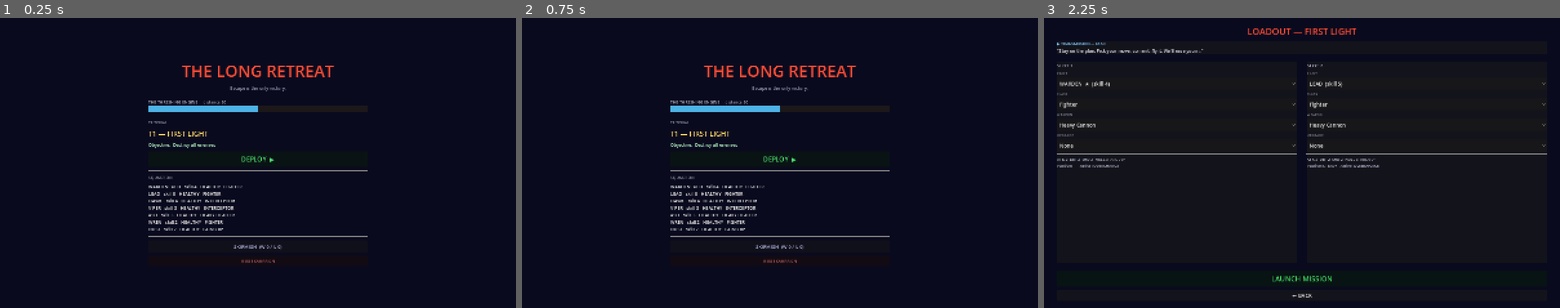
Above: before the commit, frames 1-3 (left to right).
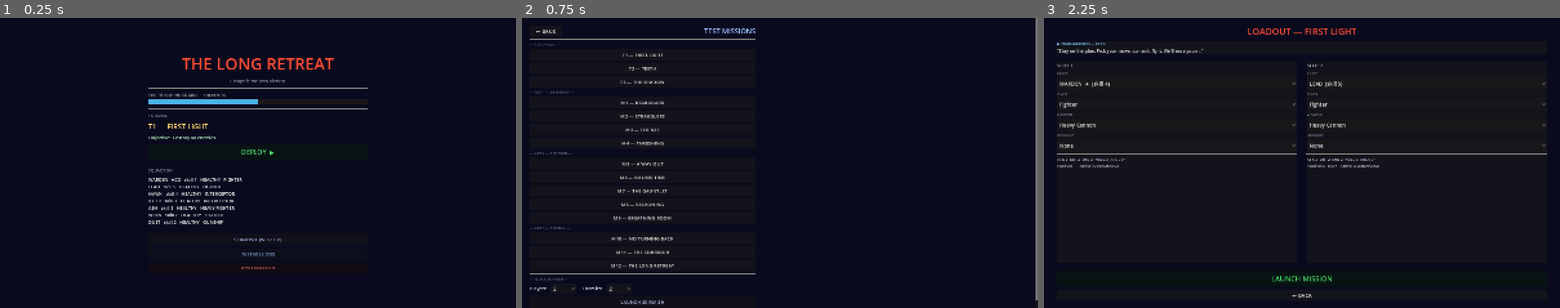
Above: after the commit, the same moments.

Repository: kavemankai/JaggedBuild
Game: Godot game, scene res://scenes/MainMenu.tscn
Two runs of this game, one before a commit and one after it. Both use one fixed random seed, a clock stepped at 60 frames per second and the inputs below.
Inputs (mouse positions are in pixels of both pictures, inside the frame that each line leads up to):
- Up to frame 1 (0.25 s): no input
- Up to frame 2 (0.75 s): click (780, 252) at 0.5 s, where only the run after the commit has a clickable "TEST MISSIONS"
- Up to frame 3 (2.25 s): click (1069, 32) at 1.25 s, where only the run after the commit has a clickable "← BACK"; click "DEPLOY ▶" at 2 s

The runs differ from the first frame. In frame 1, 4.8% of the frame differs, in the area x 28-72%, y 13-87%; in frame 2, 5.5%, in the area x 1-100%, y 0-99%; in frame 3, nothing differs.

Commit message:
Per-mission arena sizes, range band scale, MissionSelectMenu
Arena sizes:
- Tutorials (T1-T3): keep default 1600x900 (no keys)
- Standard missions (M1-M3, M5-M7, M9-M10): 2400x1800
- Corridor/engine missions (M4, M8, M11, M12): 8000x1200,
  advancing=true, scroll 60/60/70/80px, top ESCAPE edge
  M8 (Reckoning) promoted to advancing — Engine IS the zone.

Range bands updated for corrected Open-archetype scale:
  RANGE_CLOSE 167→182, RANGE_MEDIUM 333→369, MAX_RANGE 500→552

MissionSelectMenu (dev test tool):
- scenes/MissionSelectMenu.tscn + scripts/MissionSelectMenu.gd
- Scrollable list of all 15 missions with act headers
- Quick Skirmish with selectable player/enemy counts
- CampaignManager.test_mode = true on launch; record_battle no-ops
- After battle returns to MissionSelectMenu, not MainMenu
- CampaignManager.reset_test_mode() added; called in MainMenu._ready()
- MainMenu gains TEST MISSIONS button

Co-Authored-By: Claude Sonnet 4.6 <noreply@anthropic.com>

Diff:
--- /dev/null
+++ b/scenes/MissionSelectMenu.tscn
@@ -0,0 +1,8 @@
+[gd_scene load_steps=2 format=3]
+
+[ext_resource type="Script" path="res://scripts/MissionSelectMenu.gd" id="1"]
+
+[node name="MissionSelectMenu" type="Control"]
+anchor_right = 1.0
+anchor_bottom = 1.0
+script = ExtResource("1")
--- a/scripts/CampaignManager.gd
+++ b/scripts/CampaignManager.gd
@@ -46,6 +46,7 @@
 var skirmish_enemies: Array = []
 var skirmish_record: Dictionary = {"w": 0, "l": 0}
 var squad_size: int = 2          # how many player ships deploy (campaign 2; skirmish picks)
+var test_mode: bool = false      # true = MissionSelectMenu launched this battle; skip all campaign state changes
 
 const MAX_SQUAD: int = 6
 
@@ -193,6 +194,7 @@
 		# ----- ACT 1 — DESPERATE -----
 		{
 			"id": "M1", "name": "REARGUARD", "act": 1,
+			"arena_width": 2400.0, "arena_height": 1800.0,
 			"objective": {"type": "SURVIVE_ROUNDS", "rounds": 5}, "engine": false,
 			"enemies": [
 				_enemy("BANDIT", 3, "", "CANNONS", 2, 2, 2, 3, [0.4, 0.3, 0.45]),
@@ -203,6 +205,7 @@
 		},
 		{
 			"id": "M2", "name": "STRAGGLERS", "act": 1,
+			"arena_width": 2400.0, "arena_height": 1800.0,
 			"objective": {"type": "PROTECT"}, "engine": false,
 			"protected": _transport("TRANSPORT GULL"),
 			"enemies": [
@@ -214,6 +217,7 @@
 		},
 		{
 			"id": "M3", "name": "THE NET", "act": 1,
+			"arena_width": 2400.0, "arena_height": 1800.0,
 			"objective": {"type": "REACH_EDGE", "edge_y": 120.0}, "engine": false,
 			"edges": {"top": "ESCAPE"},
 			"enemies": [
@@ -227,9 +231,9 @@
 		{
 			"id": "M4", "name": "THRESHING", "act": 1,
 			"objective": {"type": "SURVIVE_ROUNDS", "rounds": 5}, "engine": true, "engine_turrets": 2,
-			# Advancing map: the Engine's threshing edge sweeps up from behind. Flee forward.
+			# Corridor map: the Engine's threshing edge sweeps up from behind. Flee forward.
 			"advancing": true, "scroll_axis": [0.0, -1.0], "scroll_speed_px": 60.0,
-			"arena_width": 1600.0, "arena_height": 1400.0, "edges": {"top": "ESCAPE"},
+			"arena_width": 8000.0, "arena_height": 1200.0, "edges": {"top": "ESCAPE"},
 			"enemies": [
 				_enemy("FANG", 3, "", "BURST", 3, 2, 2, 3, [0.5, 0.2, 0.35], "enemy_assault"),
 				_enemy("FANG", 3, "", "BURST", 3, 2, 2, 3, [0.5, 0.2, 0.35], "enemy_assault"),
@@ -240,6 +244,7 @@
 		# ----- ACT 2 — THE TURN -----
 		{
 			"id": "M5", "name": "A WAY OUT", "act": 2,
+			"arena_width": 2400.0, "arena_height": 1800.0,
 			"objective": {"type": "PROTECT"}, "engine": false,
 			"protected": _transport("SCOUT WREN-7"),
 			"enemies": [
@@ -251,6 +256,7 @@
 		},
 		{
 			"id": "M6", "name": "BUYING TIME", "act": 2,
+			"arena_width": 2400.0, "arena_height": 1800.0,
 			"objective": {"type": "HOLD_POSITION", "rounds": 5}, "engine": false,
 			"enemies": [
 				_enemy("BANDIT", 3, "", "CANNONS", 2, 2, 2, 3, [0.4, 0.3, 0.45]),
@@ -262,6 +268,7 @@
 		},
 		{
 			"id": "M7", "name": "THE GAUNTLET", "act": 2,
+			"arena_width": 2400.0, "arena_height": 1800.0,
 			"objective": {"type": "REACH_EDGE", "edge_y": 120.0}, "engine": false,
 			"edges": {"top": "ESCAPE"},
 			"enemies": [
@@ -274,6 +281,9 @@
 		{
 			"id": "M8", "name": "RECKONING", "act": 2,
 			"objective": {"type": "SURVIVE_ROUNDS", "rounds": 5}, "engine": true, "engine_turrets": 2,
+			# Corridor map: the Engine has nearly caught up. Danger zone active.
+			"advancing": true, "scroll_axis": [0.0, -1.0], "scroll_speed_px": 60.0,
+			"arena_width": 8000.0, "arena_height": 1200.0, "edges": {"top": "ESCAPE"},
 			"enemies": [
 				_enemy("FANG", 4, "", "BURST", 3, 2, 2, 3, [0.5, 0.2, 0.35], "enemy_assault"),
 			],
@@ -281,6 +291,7 @@
 		},
 		{
 			"id": "M9", "name": "BREATHING ROOM", "act": 2,
+			"arena_width": 2400.0, "arena_height": 1800.0,
 			"objective": {"type": "DESTROY_ALL"}, "engine": false,
 			"enemies": [
 				_enemy("FANG", 3, "", "BURST", 3, 2, 2, 3, [0.5, 0.2, 0.35], "enemy_assault"),
@@ -293,6 +304,7 @@
 		# ----- ACT 3 — THE RUN -----
 		{
 			"id": "M10", "name": "NO TURNING BACK", "act": 3,
+			"arena_width": 2400.0, "arena_height": 1800.0,
 			"objective": {"type": "DESTROY_ALL"}, "engine": false,
 			"enemies": [
 				_enemy("VIPER", 4, "MARKSMAN", "ION", 2, 3, 2, 2, [0.3, 0.5, 0.5], "enemy_scout"),
@@ -306,7 +318,7 @@
 			"objective": {"type": "SURVIVE_ROUNDS", "rounds": 6}, "engine": true, "engine_turrets": 3,
 			# The corridor narrows as the Engine's edge bears down — faster sweep, taller run.
 			"advancing": true, "scroll_axis": [0.0, -1.0], "scroll_speed_px": 70.0,
-			"arena_width": 1600.0, "arena_height": 1600.0, "edges": {"top": "ESCAPE"},
+			"arena_width": 8000.0, "arena_height": 1200.0, "edges": {"top": "ESCAPE"},
 			"enemies": [
 				_enemy("FANG", 4, "", "BURST", 3, 2, 2, 3, [0.5, 0.2, 0.35], "enemy_assault"),
 				_enemy("FANG", 4, "MARKSMAN", "BURST", 3, 2, 3, 3, [0.5, 0.2, 0.35], "enemy_assault"),
@@ -318,7 +330,7 @@
 			"objective": {"type": "SURVIVE_ROUNDS", "rounds": 6}, "engine": true, "engine_turrets": 3,
 			# The finale run: the Engine's edge sweeps at its hardest. Make the jump.
 			"advancing": true, "scroll_axis": [0.0, -1.0], "scroll_speed_px": 80.0,
-			"arena_width": 1600.0, "arena_height": 1700.0, "edges": {"top": "ESCAPE"},
+			"arena_width": 8000.0, "arena_height": 1200.0, "edges": {"top": "ESCAPE"},
 			"enemies": [
 				_enemy("VIPER", 4, "MARKSMAN", "ION", 2, 3, 2, 2, [0.3, 0.5, 0.5], "enemy_scout"),
 				_enemy("VIPER", 4, "EVASIVE", "BURST", 2, 3, 2, 2, [0.3, 0.5, 0.5], "enemy_scout"),
@@ -457,6 +469,10 @@
 
 # --------------------------------------------------------------- post-battle
 func record_battle(player_ships: Array, won: bool) -> void:
+	if test_mode:
+		# Test mode: skip XP, Distance, injury, hollowing — scene transition is
+		# handled by Main.gd which checks test_mode and returns to MissionSelectMenu.
+		return
 	if skirmish_mode:
 		_record_skirmish(won)
 		return
@@ -819,6 +835,10 @@
 	return not roster.is_empty()
 
 
+func reset_test_mode() -> void:
+	test_mode = false
+
+
 func reset_campaign() -> void:
 	_init_default_roster()
 	skirmish_record = {"w": 0, "l": 0}
--- a/scripts/Main.gd
+++ b/scripts/Main.gd
@@ -522,4 +522,7 @@
 
 func _input(event: InputEvent) -> void:
 	if _game_over and event is InputEventKey and event.pressed and not event.echo:
-		get_tree().change_scene_to_file("res://scenes/MainMenu.tscn")
+		if CampaignManager.test_mode:
+			get_tree().change_scene_to_file("res://scenes/MissionSelectMenu.tscn")
+		else:
+			get_tree().change_scene_to_file("res://scenes/MainMenu.tscn")
--- a/scripts/MainMenu.gd
+++ b/scripts/MainMenu.gd
@@ -5,6 +5,7 @@
 
 func _ready() -> void:
 	CampaignManager.skirmish_mode = false
+	CampaignManager.reset_test_mode()
 	_build_ui()
 
 
@@ -69,6 +70,14 @@
 	skirmish_btn.modulate = Color(0.8, 0.8, 1.0)
 	skirmish_btn.pressed.connect(func(): get_tree().change_scene_to_file("res://scenes/SkirmishSetup.tscn"))
 	vbox.add_child(skirmish_btn)
+
+	var test_btn := Button.new()
+	test_btn.text = "TEST MISSIONS"
+	test_btn.custom_minimum_size = Vector2(680, 34)
+	test_btn.add_theme_font_size_override("font_size", 14)
+	test_btn.modulate = Color(0.6, 0.75, 1.0)
+	test_btn.pressed.connect(func(): get_tree().change_scene_to_file("res://scenes/MissionSelectMenu.tscn"))
+	vbox.add_child(test_btn)
 
 	var reset_btn := Button.new()
 	reset_btn.text = "RESET CAMPAIGN"
--- a/scripts/ManeuverSystem.gd
+++ b/scripts/ManeuverSystem.gd
@@ -22,9 +22,9 @@
 var danger_speed: float = 0.0          # px the leading edge advances per EVALUATION
 var danger_pos: float = -INF           # leading-edge projection onto danger_axis
 
-const MAX_RANGE: float = 500.0
-const RANGE_CLOSE: float = 167.0
-const RANGE_MEDIUM: float = 333.0
+const MAX_RANGE: float = 552.0
+const RANGE_CLOSE: float = 182.0
+const RANGE_MEDIUM: float = 369.0
 
 const BANK_LATERAL: float = 0.4
 const BANK_FORWARD: float = 0.9
--- /dev/null
+++ b/scripts/MissionSelectMenu.gd
@@ -0,0 +1,205 @@
+extends Control
+
+# Developer test tool: jump to any mission directly without playing through the campaign.
+# test_mode is set true so record_battle() is a no-op and the battle returns here, not MainMenu.
+
+const ENEMY_CLASS_IDS: Array = ["enemy_fighter", "enemy_scout", "enemy_assault"]
+const ENEMY_CLASS_NAMES: Array = ["Fighter", "Scout", "Assault"]
+
+# [display_name, mission_index] — indices match CampaignManager.get_missions() order.
+const MISSIONS: Array = [
+	["T1 — FIRST LIGHT",      0],
+	["T2 — TEETH",            1],
+	["T3 — THE SHADOW",       2],
+	["M1 — REARGUARD",        3],
+	["M2 — STRAGGLERS",       4],
+	["M3 — THE NET",          5],
+	["M4 — THRESHING",        6],
+	["M5 — A WAY OUT",        7],
+	["M6 — BUYING TIME",      8],
+	["M7 — THE GAUNTLET",     9],
+	["M8 — RECKONING",       10],
+	["M9 — BREATHING ROOM",  11],
+	["M10 — NO TURNING BACK",12],
+	["M11 — THE CORRIDOR",   13],
+	["M12 — THE LONG RETREAT",14],
+]
+
+const SECTION_HEADERS: Dictionary = {
+	0: "── TUTORIALS ──",
+	3: "── ACT 1 — DESPERATE ──",
+	7: "── ACT 2 — THE TURN ──",
+	12: "── ACT 3 — THE RUN ──",
+}
+
+var _player_opt: OptionButton = null
+var _enemy_opt: OptionButton = null
+
+
+func _ready() -> void:
+	_build_ui()
+
+
+func _build_ui() -> void:
+	var bg := ColorRect.new()
+	bg.color = Color(0.04, 0.04, 0.12, 1.0)
+	bg.anchor_right = 1.0
+	bg.anchor_bottom = 1.0
+	add_child(bg)
+
+	var scroll := ScrollContainer.new()
+	scroll.anchor_right = 1.0
+	scroll.anchor_bottom = 1.0
+	scroll.horizontal_scroll_mode = ScrollContainer.SCROLL_MODE_DISABLED
+	add_child(scroll)
+
+	var margin := MarginContainer.new()
+	margin.custom_minimum_size = Vector2(700, 0)
+	margin.size_flags_horizontal = Control.SIZE_SHRINK_CENTER
+	for side in ["margin_left", "margin_right", "margin_top", "margin_bottom"]:
+		margin.add_theme_constant_override(side, 24)
+	scroll.add_child(margin)
+
+	var vbox := VBoxContainer.new()
+	vbox.custom_minimum_size = Vector2(700, 0)
+	vbox.add_theme_constant_override("separation", 6)
+	margin.add_child(vbox)
+
+	# Header row
+	var header_row := HBoxContainer.new()
+	header_row.add_theme_constant_override("separation", 16)
+	vbox.add_child(header_row)
+
+	var back_btn := Button.new()
+	back_btn.text = "← BACK"
+	back_btn.custom_minimum_size = Vector2(100, 34)
+	back_btn.pressed.connect(_on_back_pressed)
+	header_row.add_child(back_btn)
+
+	var title_lbl := Label.new()
+	title_lbl.text = "TEST MISSIONS"
+	title_lbl.add_theme_font_size_override("font_size", 22)
+	title_lbl.modulate = Color(0.6, 0.75, 1.0)
+	title_lbl.size_flags_horizontal = Control.SIZE_EXPAND_FILL
+	title_lbl.horizontal_alignment = HORIZONTAL_ALIGNMENT_RIGHT
+	header_row.add_child(title_lbl)
+
+	vbox.add_child(HSeparator.new())
+
+	# Mission list
+	for entry in MISSIONS:
+		var display: String = entry[0]
+		var idx: int = entry[1]
+
+		if SECTION_HEADERS.has(idx):
+			var sep_lbl := Label.new()
+			sep_lbl.text = SECTION_HEADERS[idx]
+			sep_lbl.add_theme_font_size_override("font_size", 11)
+			sep_lbl.modulate = Color(0.45, 0.45, 0.55)
+			vbox.add_child(sep_lbl)
+
+		var btn := Button.new()
+		btn.text = display
+		btn.custom_minimum_size = Vector2(0, 36)
+		btn.add_theme_font_size_override("font_size", 15)
+		btn.size_flags_horizontal = Control.SIZE_EXPAND_FILL
+		btn.pressed.connect(_on_mission_pressed.bind(idx))
+		vbox.add_child(btn)
+
+	vbox.add_child(HSeparator.new())
+
+	# Quick skirmish section
+	var skirmish_hdr := Label.new()
+	skirmish_hdr.text = "── QUICK SKIRMISH ──"
+	skirmish_hdr.add_theme_font_size_override("font_size", 11)
+	skirmish_hdr.modulate = Color(0.45, 0.45, 0.55)
+	vbox.add_child(skirmish_hdr)
+
+	var row := HBoxContainer.new()
+	row.add_theme_constant_override("separation", 12)
+	vbox.add_child(row)
+
+	var plbl := Label.new()
+	plbl.text = "Players:"
+	plbl.add_theme_font_size_override("font_size", 14)
+	plbl.size_flags_vertical = Control.SIZE_SHRINK_CENTER
+	row.add_child(plbl)
+
+	_player_opt = OptionButton.new()
+	_player_opt.custom_minimum_size = Vector2(80, 32)
+	for i in range(1, 7):
+		_player_opt.add_item(str(i))
+	_player_opt.selected = 1   # default 2
+	row.add_child(_player_opt)
+
+	var elbl := Label.new()
+	elbl.text = "  Enemies:"
+	elbl.add_theme_font_size_override("font_size", 14)
+	elbl.size_flags_vertical = Control.SIZE_SHRINK_CENTER
+	row.add_child(elbl)
+
+	_enemy_opt = OptionButton.new()
+	_enemy_opt.custom_minimum_size = Vector2(80, 32)
+	for i in range(1, 7):
+		_enemy_opt.add_item(str(i))
+	_enemy_opt.selected = 1   # default 2
+	row.add_child(_enemy_opt)
+
+	var skirmish_btn := Button.new()
+	skirmish_btn.text = "LAUNCH SKIRMISH"
+	skirmish_btn.custom_minimum_size = Vector2(0, 38)
+	skirmish_btn.add_theme_font_size_override("font_size", 15)
+	skirmish_btn.modulate = Color(0.8, 0.8, 1.0)
+	skirmish_btn.pressed.connect(_on_skirmish_pressed)
+	vbox.add_child(skirmish_btn)
+
+
+func _on_mission_pressed(mission_index: int) -> void:
+	CampaignManager.test_mode = true
+	CampaignManager.skirmish_mode = false
+	CampaignManager.mission_index = mission_index
+	CampaignManager.squad_size = 2
+	get_tree().change_scene_to_file("res://scenes/LoadoutScreen.tscn")
+
+
+func _on_skirmish_pressed() -> void:
+	var player_count: int = (_player_opt.selected + 1) if _player_opt != null else 2
+	var enemy_count: int = (_enemy_opt.selected + 1) if _enemy_opt != null else 2
+	var specs: Array = []
+	for _i in range(enemy_count):
+		specs.append(_make_enemy(ENEMY_CLASS_IDS[randi() % ENEMY_CLASS_IDS.size()]))
+	CampaignManager.test_mode = true
+	CampaignManager.start_skirmish(specs, player_count)
+	get_tree().change_scene_to_file("res://scenes/LoadoutScreen.tscn")
+
+
+func _on_back_pressed() -> void:
+	CampaignManager.reset_test_mode()
+	get_tree().change_scene_to_file("res://scenes/MainMenu.tscn")
+
+
+func _make_enemy(class_id: String) -> Dictionary:
+	var stat_map: Dictionary = {
+		"enemy_fighter": {"attack": 2, "defence": 2, "shields": 2, "hull": 3, "weapon": "CANNONS"},
+		"enemy_scout":   {"attack": 1, "defence": 3, "shields": 1, "hull": 2, "weapon": "ION"},
+		"enemy_assault": {"attack": 3, "defence": 1, "shields": 2, "hull": 3, "weapon": "BURST"},
+	}
+	var name_map: Dictionary = {"enemy_fighter": "BANDIT", "enemy_scout": "VIPER", "enemy_assault": "FANG"}
+	var accent_map: Dictionary = {
+		"enemy_fighter": [0.55, 0.2, 0.55],
+		"enemy_scout":   [0.2, 0.55, 0.55],
+		"enemy_assault": [0.7, 0.25, 0.2],
+	}
+	var stats: Dictionary = stat_map.get(class_id, stat_map["enemy_fighter"])
+	return {
+		"name": name_map.get(class_id, "BANDIT"),
+		"base_skill": 2, "skill": 2,
+		"accuracy": 1.0, "agility": 1.1, "nerve": 0.1,
+		"passive": "", "active": "",
+		"weapon": stats["weapon"],
+		"attack": stats["attack"], "defence": stats["defence"],
+		"shields": stats["shields"], "hull": stats["hull"],
+		"accent": accent_map.get(class_id, [0.55, 0.2, 0.55]),
+		"xp": 0, "kills": 0, "status": "healthy",
+		"ship_class": class_id,
+	}
